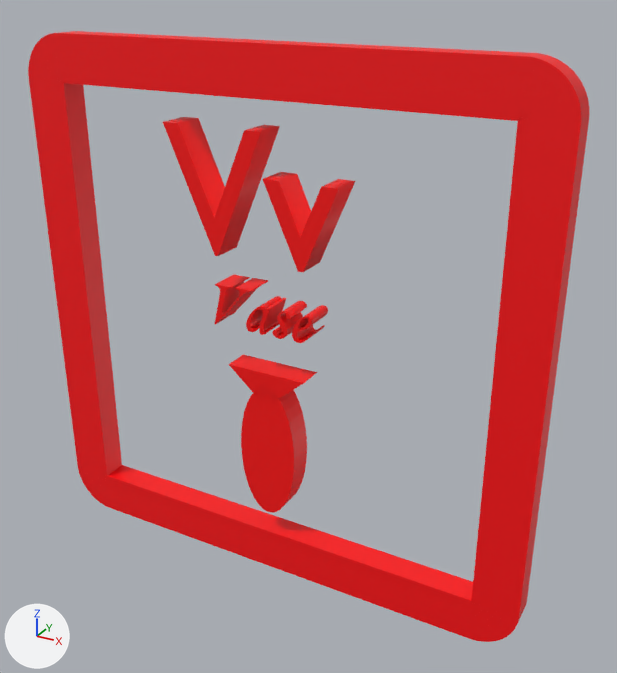
The glTF model assets/models/Letter/Letter_V.glb as it was, and as the next commit left it.
One viewpoint serves both versions: a 50 mm camera at (1.48, -2.54, 2.51) aimed at (0.12, -0.06, 1.27). Lighting does not change. The marker at lower left points along +X, +Y and +Z. Where no turn or scale is listed for an object, it has been applied to the vertices.
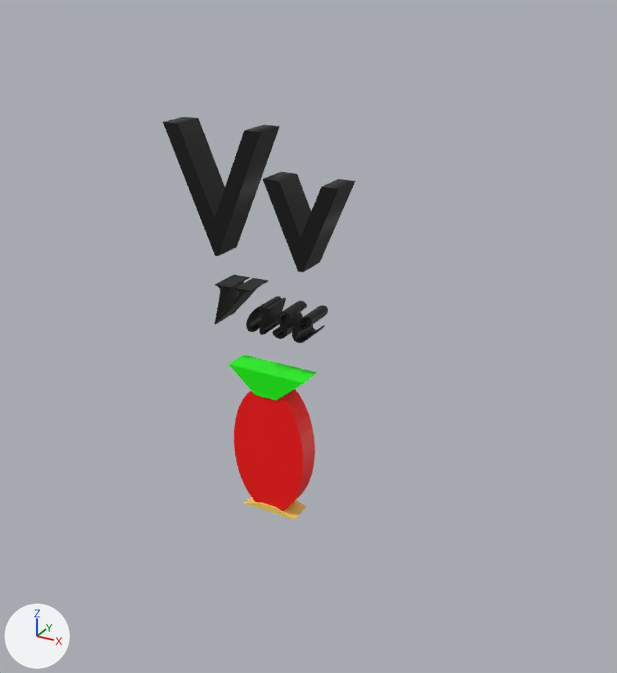
What changed in the scene script:
```text
Change mat_material_004:
    mat_material_004.base_color: (1.0, 0.0, 0.0) -> (0.0, 0.0, 0.0)  # red #ff0000 -> black #000000
Change mat_material_003:
    mat_material_003.base_color: (1.0, 0.0, 0.0) -> (0.00651, 1.0, 0.0)  # red #ff0000 -> green #13ff00
Change mat_material_001:
    mat_material_001.base_color: (1.0, 0.0, 0.0) -> (0.0, 0.0, 0.0)  # red #ff0000 -> black #000000
Add mat_material_002:
    mat_material_002 = principled_material('Material.002')
    mat_material_002.base_color = (1.0, 0.677, 0.131)  # yellow #ffd765
Add me_cube_002:
    me_cube_002.from_pydata([(-0.035, -0.05, 0.014), (-0.035, 0.05, 0.014), (-0.115, -0.05, -0.014), (-0.115, 0.05, -0.014), (0.032, -0.05, 0.014), (0.032, 0.05, 0.014), (0.115, -0.05, -0.014), (0.115, 0.05, -0.014)], [], [(0, 1, 3), (0, 3, 2), (2, 3, 7), (2, 7, 6), (6, 7, 5), (6, 5, 4), (4, 5, 1), (4, 1, 0), (2, 6, 4), (2, 4, 0), (7, 3, 1), (7, 1, 5)])
    me_cube_002.materials.append(mat_material_002)  # yellow #ffd765
Remove ob_cube:
    ob_cube = bpy.data.objects.new('Cube', me_cube)
    ob_cube.location = (0.0, -0.125, 1.279)
Change ob_cylinder:
    ob_cylinder.scale: (0.116, 0.271, 0.05) -> (0.153, 0.271, 0.0455)
Add ob_cube_002:
    ob_cube_002 = bpy.data.objects.new('Cube.002', me_cube_002)
    ob_cube_002.location = (0.0, -0.129, 0.56)
```

What differs and where, as boxes [x1, y1, x2, y2] in the pictures (617 x 673 px):
'Cube', deleted (red): before [28, 31, 589, 642]
'Text', recoloured (red to black): [163, 117, 355, 272] in both
'Cylinder', rescaled (22% wider): before [241, 388, 307, 513]; after [234, 389, 315, 511]
'Text.001', recoloured (red to black): [215, 274, 328, 343] in both
'Cube.001', recoloured (red to green): [229, 355, 317, 400] in both
'Cube.002', added: after [244, 497, 306, 520]
